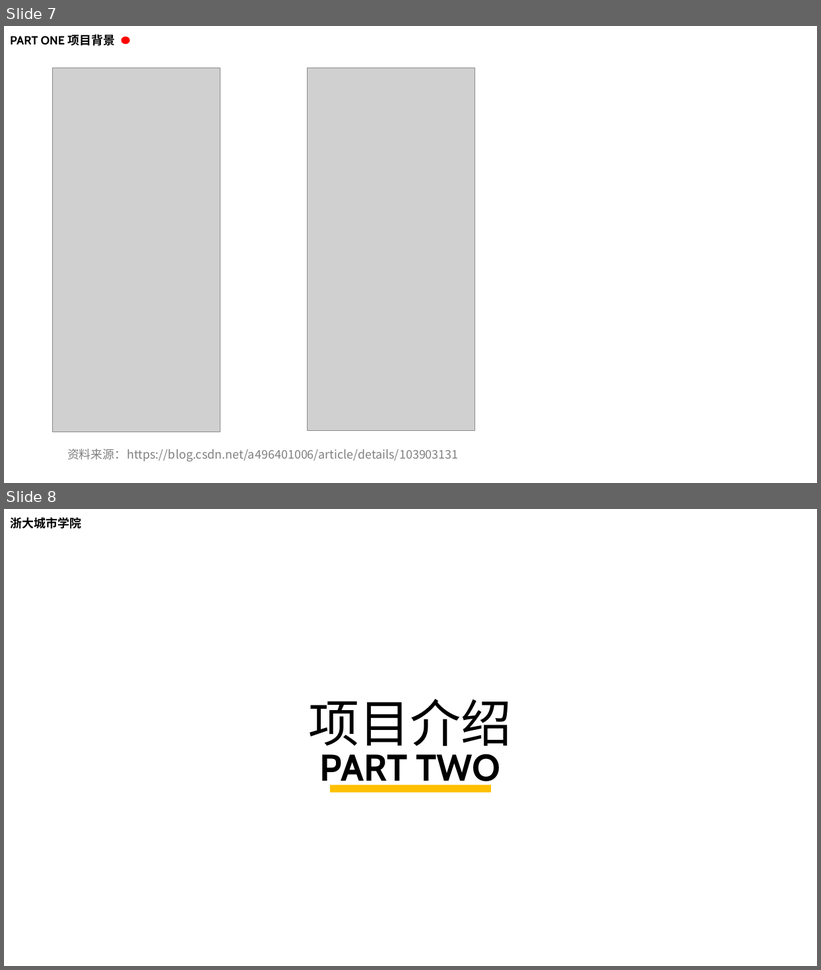
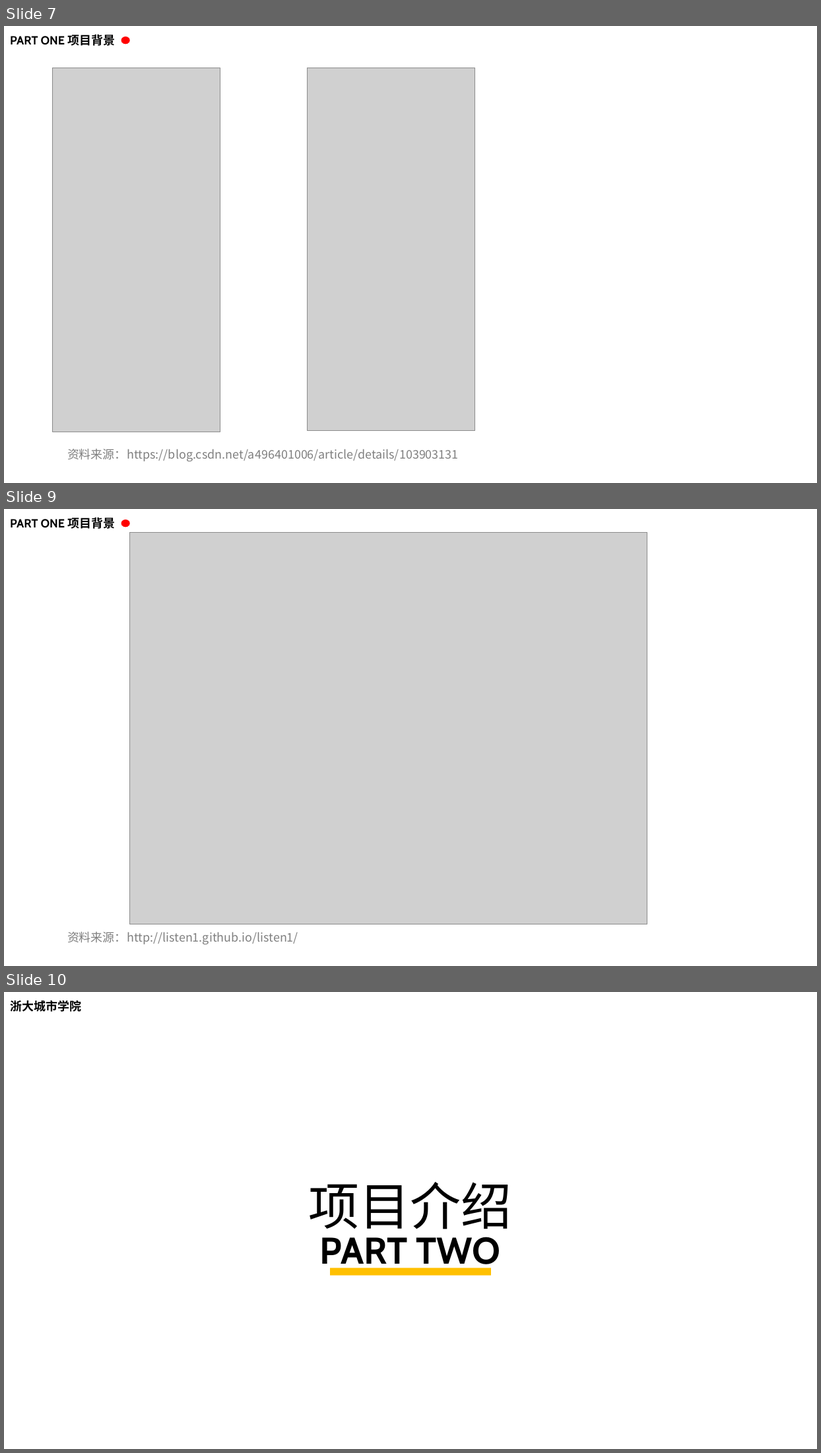
Before and after one commit to ZUCC-SE2020-2021-1-G06/Fishes_Music, a slide deck: ppt/SE2020-G06-小组预备作业.pptx. Shown one above the other, each under a label of ours: slides 7 and 8 before the commit, slides 7, 9 and 10 after it; the slides between them are not shown. The pictures are 821x970 and 821x1453 pixels, drawn with LibreOffice and Linux fonts; fonts in the diff are those of the drawing; grey boxes stand for pictures; background and template pictures are left out. Boxes give left, top, right and bottom in pixels: in the first picture for what was removed or moved away, otherwise in the second. Text is boxed around its words. In the diff, an @@ line names an element or a change of style, - is before the commit and + after.

```diff
--- a/ppt/SE2020-G06-小组预备作业.pptx
+++ b/ppt/SE2020-G06-小组预备作业.pptx
@@ slide 9 added at bbox=[4, 509, 817, 966], background #FFFFFF @@
@@ text added at bbox=[10, 517, 115, 529], 14 pt, text #000000, bold @@
+PART ONE 项目背景
@@ ellipse added at bbox=[121, 520, 129, 527], fill #FF0000 @@
@@ picture added at bbox=[129, 532, 647, 924] @@
@@ text added at bbox=[67, 932, 298, 945], 14 pt, text #808080 @@
+资料来源：http://listen1.github.io/listen1/
@@ what was slide 8 is now slide 10 @@
```
Also in this commit, not shown: 5 slides changed, 2 other slides added.
